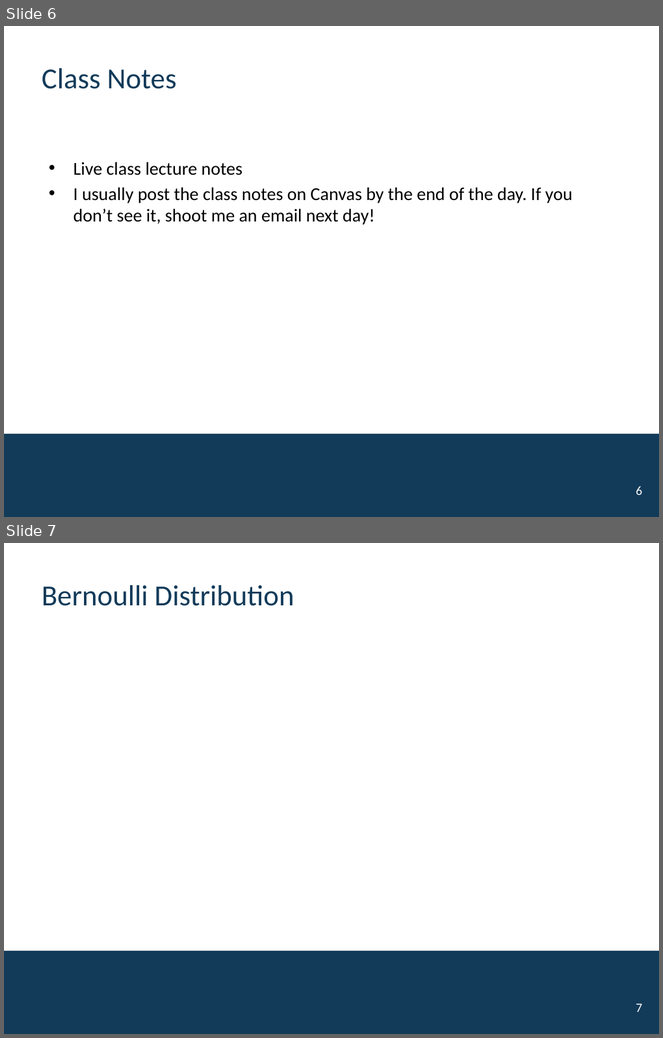
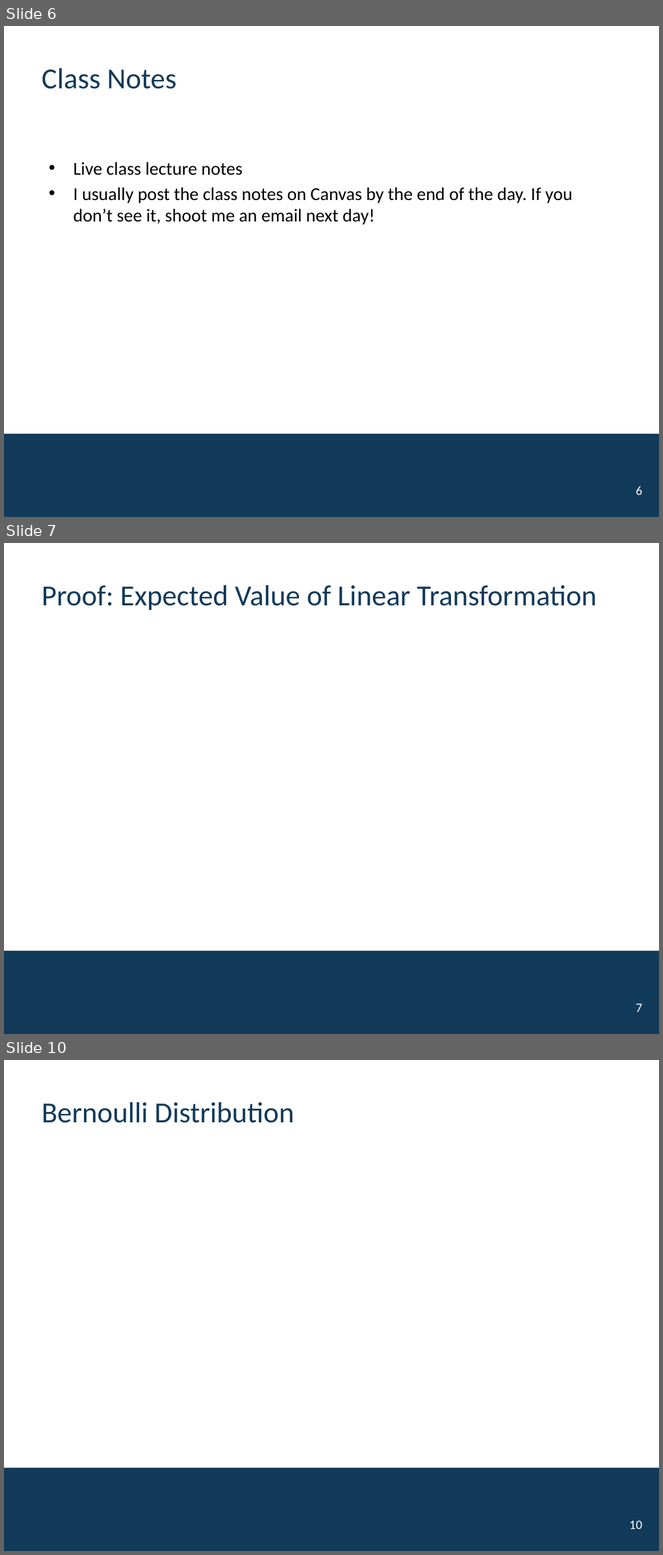
Before and after one commit to mutasim221B/CWRU-STAT-312-Fall-26, a slide deck: docs/activities/Unit-04-Discrete.pptx. Shown one above the other, each under a label of ours: slides 6 and 7 before the commit, slides 6, 7 and 10 after it; the slides between them are not shown. The pictures are 663x1038 and 663x1555 pixels, drawn with LibreOffice and Linux fonts; fonts in the diff are those of the drawing; background and template pictures are left out. Boxes give left, top, right and bottom in pixels: in the first picture for what was removed or moved away, otherwise in the second. Text is boxed around its words. In the diff, an @@ line names an element or a change of style, - is before the commit and + after.

```diff
--- a/docs/activities/Unit-04-Discrete.pptx
+++ b/docs/activities/Unit-04-Discrete.pptx
@@ slide 7 added at [4,543,659,1034], background #FFFFFF; not listed: 1 template element that a slide beside it also shows @@
@@ title added at [42,585,597,611], 32 pt, text #123A59 @@
+Proof: Expected Value of Linear Transformation
@@ page number added at [636,1004,642,1012], 14 pt, text #FFFFFF @@
+7
@@ what was slide 7 is now slide 10 @@
@@ page number at [629,1521,642,1529]: text changed @@
-7
+10
```
Also in this commit, not shown: 2 other slides added, 10 other files.
